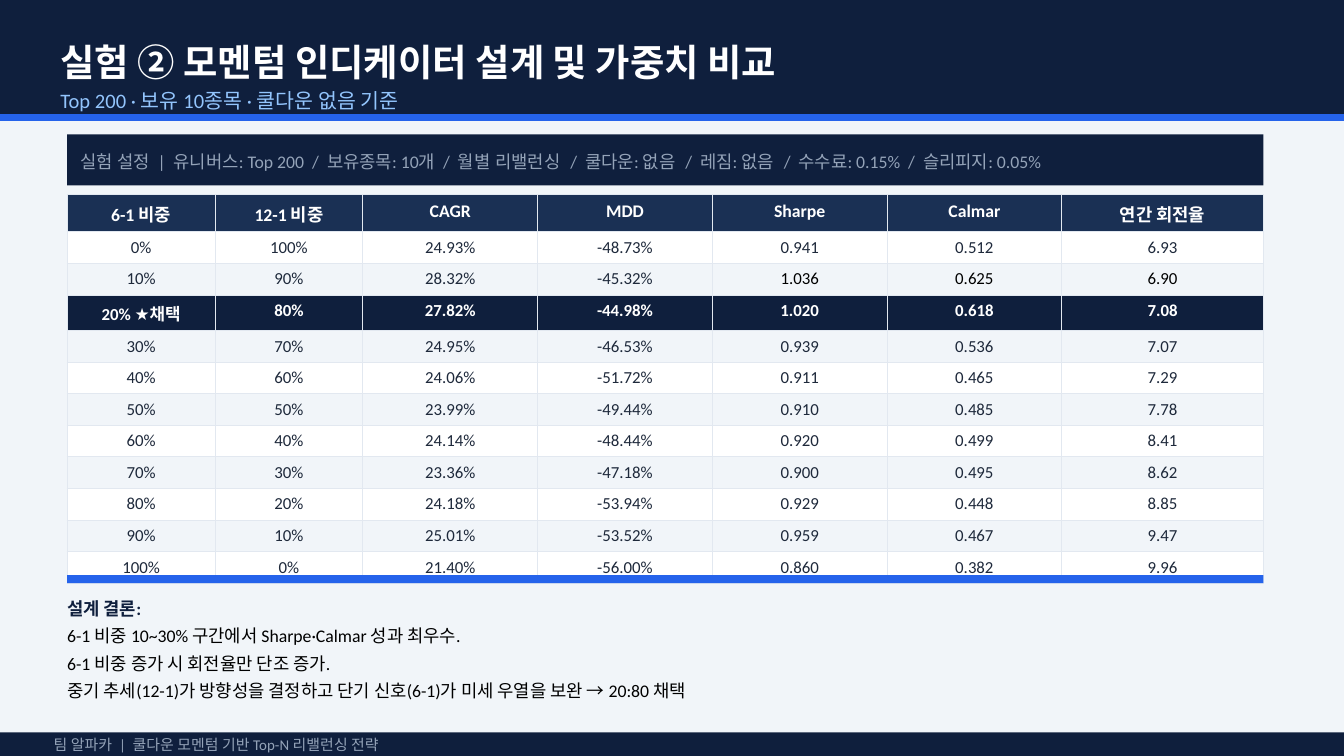
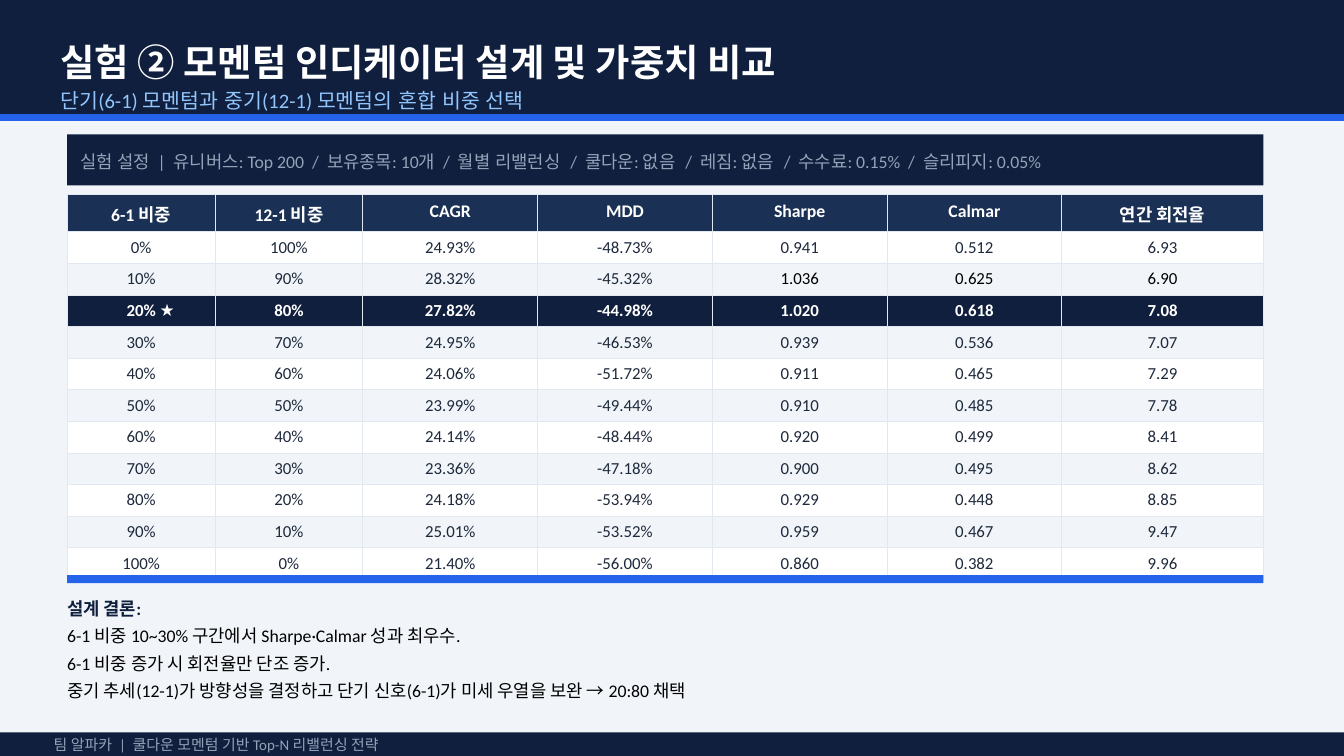
Before and after one commit to pdhman/KDT-AI-, a slide deck: slide 11 of 1조_결과보고서_알파카_쿨다운모멘텀전략.pptx. Drawn at 1344x756 pixels with LibreOffice and Linux fonts; fonts in the diff are those of the drawing. Boxes give left, top, right and bottom in pixels: in the first picture for what was removed or moved away, otherwise in the second. Text is boxed around its words. In the diff, an @@ line names an element or a change of style, - is before the commit and + after.

```diff
--- a/1조_결과보고서_알파카_쿨다운모멘텀전략.pptx
+++ b/1조_결과보고서_알파카_쿨다운모멘텀전략.pptx
@@ text at [60,91,524,111]: text changed @@
-Top 200 · 보유 10종목 · 쿨다운 없음 기준
+단기(6-1) 모멘텀과 중기(12-1) 모멘텀의 혼합 비중 선택
@@ table at [67,195,1263,573] @@
-row 4, column 1: 20% ★채택
+row 4, column 1: 20% ★
```
Also in this commit, not shown: 10 other slides changed, 2 other files.
